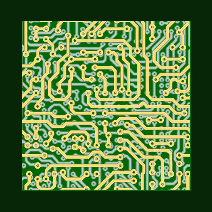
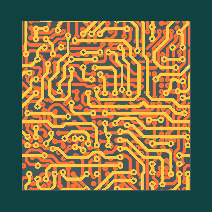
Revision of a layered w=212, h=212 image; what changed, layer by layer:
added layer "Layer 7" above "Layer 3" over [0, 0, 212, 212]
hid "Layer 3" over [0, 0, 212, 212]
